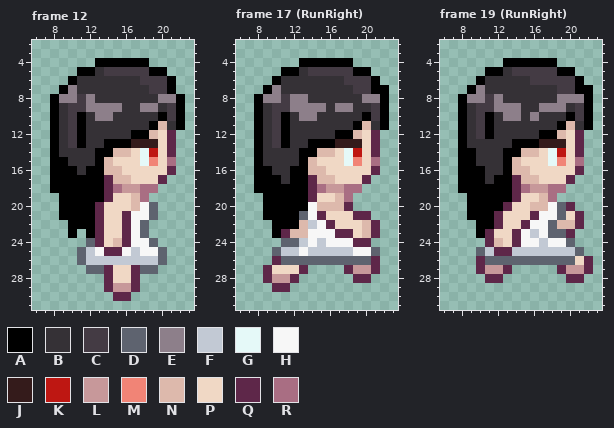
Pixel-art file: _Data/BlackHair.aseprite. Above, as it was before the edit.
32x32 pixels, 20 frames. Shown: frame 12: x 6..23, y 2..31; frame 17 (RunRight): x 6..23, y 2..31; frame 19 (RunRight): x 6..23, y 2..31. The commit also changed other frames, which this record leaves out.
Palette (. is transparent): A #000000  B #353136  C #443b44  D #5e636f  E #8d7f8a  F #c2c9d4  G #e5f9f8  H #f7f7f7  J #341b1b  K #be1712  L #c7989a  M #f18476  N #ddb9ac  P #f0d8c5  Q #5e2749  R #a96e83
Pixels before, frame 12, first column x 8:
 4 .....AAAAAA....
 5 ...AABCCCCCAA..
 6 ..ABBBBBBBCCCA.
 7 .AEBBBBBBBBCCA.
 8 AEECEBBBBBBBEEA
 9 ABCCEEEEBBEEBCA
10 ABCABEEBBBBBACA
11 ABCABBBBBBBANBA
12 ABCABBBBBAANPQ.
13 ABCABBAAAJJJPQ.
14 ABBBBAANNPGKPQ.
15 AABBBANPPPGMPR.
16 AAABAANNPPPPPQ.
17 AAAAAAQNNPPPQ..
18 AAAAAAQRLLRR...
19 .AAAAAQPPNR....
20 .AAAAQPPPNHD...
21 .AAAAQPPQHHD...
22 ..AAAQPPQHD....
23 ..A.AQPPQHD....
24 ....DQPNQHHD...
25 ...DFHQQHFHHD..
26 ...DFFFFFFFFD..
27 ....DDQPPQDD...
28 ......QPPQ.....
29 ......QLLQ.....
30 .......QQ......
Pixels before, frame 17 (RunRight), first column x 8:
 4 .....AAAAAA....
 5 ...AABCCCCCAA..
 6 ..ABBBBBBBCCCA.
 7 .AEBBBBBBBBCCAA
 8 AEECEEBBBBBBEEA
 9 ABCCEEEEBEEBBCA
10 ABCABEEBBBBBACA
11 ABCABBBBBBBANBA
12 ABCABBBBBAANPQ.
13 ABCABBAAAJJJPQ.
14 ABBBBAANNPGKPQ.
15 ABBBBANPPPGMPR.
16 AABBAANNPPPPPQ.
17 AAABAAQNNPPPQ..
18 AAAAAAQRLLRR...
19 .AAAAAQPPNR....
20 .AAAAAHNNNQ....
21 .AAAADHQPPPQQ..
22 ..AAANFHQPPPNQ.
23 ..AQNNHHHQQPNQ.
24 ...DDFHFHHHQQ..
25 ..DFFHFFFFFHHD.
26 ..QDDDDDDDDDDQ.
27 .QPPPQ....QLLQ.
28 .QLLQ......QQ..
29 ..QQ...........
Pixels before, frame 19 (RunRight), first column x 8:
 4 .....AAAAAA....
 5 ...AABCCCCCAA..
 6 ..ABBBBBCCCCCA.
 7 .AEBBBBBBBBCCAA
 8 AEECEBBBBBBEEEA
 9 ABCCEEEBBEEEBCA
10 ABCABEEBEBBBACA
11 ABCABBBBBBBANBA
12 ABCABBBBBAANPQ.
13 ABBBBBAAAJJJPQ.
14 AABBBAANNPGKPQ.
15 AABBBANPPPGMPR.
16 AAABBANNPPPPPQ.
17 AAABAAQNNPPPQ..
18 AAAAAAQRLLRR...
19 .AAAAAQPPNR....
20 .AAAAQPPNNHDQ..
21 .AAAQPPPQHHDPQ.
22 ..AAQPPQHHDNNQ.
23 ..AQPPQHFHDDQ..
24 ...QNPQHHFHHD..
25 ..DFQQFFFFFFFD.
26 ..QDDDDDDDDDDPQ
27 ..QLLQ.....QLLQ
28 ...QQ.......QQ.
The result:
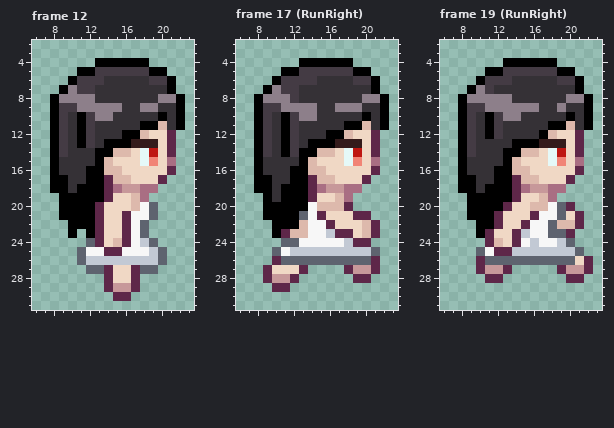
The edit:
Frame 12, layer "Layer 1":
y 5: x 13 B -> C
y 6: x 11..13 BBB -> CCC; x 18 C -> B
y 7: x 11..12 BB -> CC; x 19..20 CC -> BB
y 8: x 11 C -> E
y 9: x 9 B -> C; x 11 C -> E; x 21 C -> B
y 10: x 9..10 BC -> CB; x 12 B -> C; x 21 C -> B
y 11: x 9..10 BC -> CB; x 12 B -> C; x 18 B -> A
y 12: x 9..10 BC -> CB; x 12 B -> C; x 16 B -> A; x 18..19 AN -> NP
y 13: x 9..10 BC -> CB; x 12 B -> C
y 14: x 9 B -> C
y 15: x 9 A -> B
y 16: x 9..10 AA -> BB
y 17: x 10..11 AA -> BB
y 18: x 10 A -> B
y 24: x 18 H -> F
y 25: x 12 F -> H; x 17 F -> H; x 19 H -> F
Frame 17 (RunRight), layer "Layer 1":
y 5: x 13 B -> C
y 6: x 11..14 BBBB -> CCCC; x 18 C -> B
y 7: x 11..12 BB -> CC; x 19..20 CC -> BB; x 22 A -> .
y 8: x 11..13 CEE -> ECB
y 9: x 9 B -> C; x 11 C -> E; x 15 E -> B; x 19 B -> E; x 21 C -> B
y 10: x 9..10 BC -> CB; x 12 B -> C; x 21 C -> B
y 11: x 9..10 BC -> CB; x 12 B -> C; x 18 B -> A
y 12: x 9..10 BC -> CB; x 12 B -> C; x 16 B -> A; x 18..19 AN -> NP
y 13: x 9..10 BC -> CB; x 12 B -> C
y 14: x 9 B -> C; x 11..12 BB -> AC
y 16: x 9 A -> B
y 17..19: x 10 A -> B
y 22: x 14 F -> H
y 23: x 16 H -> F
y 24: x 13 F -> H; x 15 F -> H; x 18 H -> F
y 25: x 11 F -> H; x 13 H -> F; x 19..20 HH -> FF
Frame 19 (RunRight), layer "Layer 1":
y 5: x 13 B -> C
y 6: x 11..13 BBB -> CCC; x 16..18 CCC -> BBB
y 7: x 11 B -> C; x 19..20 CC -> BB; x 22 A -> .
y 8: x 11 C -> E; x 13 B -> E; x 19 E -> B
y 9: x 9 B -> C; x 11 C -> E; x 15..18 BBEE -> EEBB; x 21 C -> B
y 10: x 9..10 BC -> CB; x 12 B -> C; x 16 E -> B; x 21 C -> B
y 11: x 9..10 BC -> CB; x 12 B -> C; x 18 B -> A
y 12: x 9..10 BC -> CB; x 12 B -> C; x 18..19 AN -> NP
y 13: x 9 B -> C
y 14: x 9 A -> C
y 15: x 9 A -> B
y 16: x 9..10 AA -> BB; x 12 B -> A
y 17..18: x 10 A -> B
y 23: x 15..16 HF -> FH
y 24: x 16..17 HF -> FH; x 19 H -> F
y 25: x 11 F -> H
Pixel boxes of the changes (left, top, right, bottom) in both pictures:
changed: (59, 67, 176, 193)
changed: (86, 238, 158, 256)
changed: (263, 67, 389, 256)
changed: (467, 67, 593, 193)
changed: (521, 229, 566, 247)
changed: (485, 247, 494, 256)
